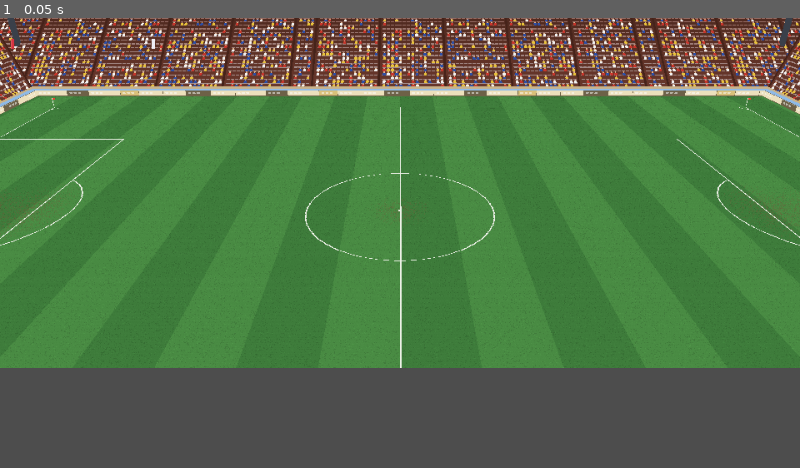
Above: before the commit, frame 1.
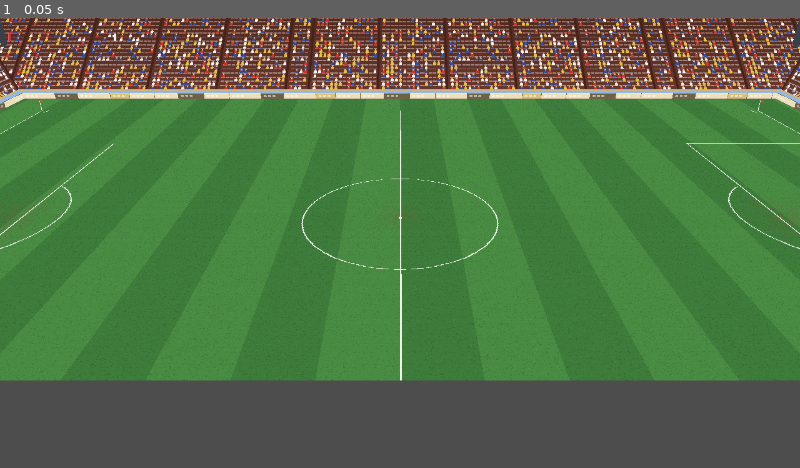
Above: after the commit, the same moment.

Repository: mundiakaluson/sprite-tan
Game: Godot game, scene res://scenes/match/match.tscn
Two runs of this game, one before a commit and one after it. Both use one fixed random seed, a clock stepped at 60 frames per second and the inputs below.
Inputs:
- Up to frame 1 (0.05 s): no input

The runs differ from the first frame. In frame 1, 17% of the frame differs, in the area x 0-100%, y 0-81%.

Commit message:
Game view 1280x720: bigger pitch view, HUD strip re-laid out, strip art 1280x140
Co-Authored-By: Claude Sonnet 5.5 <noreply@anthropic.com>
Claude-Session: https://claude.ai/code/session_01FrjHpaAiEjh7PpusYwPu2g

Diff:
--- a/godot/project.godot
+++ b/godot/project.godot
@@ -20,8 +20,8 @@
 
 [display]
 
-window/size/viewport_width=960
-window/size/viewport_height=540
+window/size/viewport_width=1280
+window/size/viewport_height=720
 window/stretch/mode="viewport"
 window/stretch/scale_mode="fractional"
 window/size/resizable=true
--- a/godot/scenes/match/match.tscn
+++ b/godot/scenes/match/match.tscn
@@ -11,13 +11,13 @@
 settings = ExtResource("5")
 
 [node name="View" type="SubViewportContainer" parent="."]
-offset_right = 960.0
-offset_bottom = 420.0
+offset_right = 1280.0
+offset_bottom = 580.0
 mouse_filter = 2
 
 [node name="Viewport" type="SubViewport" parent="View"]
 handle_input_locally = false
-size = Vector2i(960, 420)
+size = Vector2i(1280, 580)
 render_target_update_mode = 4
 
 [node name="Stadium" parent="View/Viewport" instance=ExtResource("2")]
--- a/godot/scenes/match/match_hud.tscn
+++ b/godot/scenes/match/match_hud.tscn
@@ -14,23 +14,23 @@
 [node name="Root" type="Control" parent="."]
 layout_mode = 3
 anchors_preset = 0
-offset_right = 960.0
-offset_bottom = 540.0
+offset_right = 1280.0
+offset_bottom = 720.0
 mouse_filter = 2
 
 [node name="Strip" type="Control" parent="Root"]
 offset_left = 0.0
-offset_top = 420.0
-offset_right = 960.0
-offset_bottom = 540.0
+offset_top = 580.0
+offset_right = 1280.0
+offset_bottom = 720.0
 script = ExtResource("6")
 
 [node name="Overlay" type="Control" parent="Root"]
 unique_name_in_owner = true
 offset_left = 0.0
 offset_top = 0.0
-offset_right = 960.0
-offset_bottom = 420.0
+offset_right = 1280.0
+offset_bottom = 580.0
 mouse_filter = 2
 script = ExtResource("2")
 
@@ -44,19 +44,19 @@
 
 [node name="Who" type="Control" parent="Root"]
 unique_name_in_owner = true
-offset_left = 8.0
-offset_top = 456.0
-offset_right = 194.0
-offset_bottom = 462.0
+offset_left = 168.0
+offset_top = 626.0
+offset_right = 354.0
+offset_bottom = 632.0
 text = ""
 script = ExtResource("4")
 
 [node name="Orders" type="GridContainer" parent="Root"]
 unique_name_in_owner = true
-offset_left = 4.0
-offset_top = 466.0
-offset_right = 196.0
-offset_bottom = 510.0
+offset_left = 164.0
+offset_top = 636.0
+offset_right = 356.0
+offset_bottom = 680.0
 theme_override_constants/h_separation = 4
 theme_override_constants/v_separation = 4
 columns = 2
@@ -90,27 +90,27 @@
 script = ExtResource("5")
 
 [node name="HandPanel" type="Control" parent="Root"]
-offset_left = 200.0
-offset_top = 424.0
-offset_right = 739.0
-offset_bottom = 524.0
+offset_left = 360.0
+offset_top = 594.0
+offset_right = 899.0
+offset_bottom = 694.0
 script = ExtResource("3")
 
 [node name="Hand" type="HBoxContainer" parent="Root"]
 unique_name_in_owner = true
-offset_left = 205.0
-offset_top = 429.0
-offset_right = 738.0
-offset_bottom = 519.0
+offset_left = 365.0
+offset_top = 599.0
+offset_right = 898.0
+offset_bottom = 689.0
 mouse_filter = 2
 theme_override_constants/separation = 3
 
 [node name="TeamPanel" type="Control" parent="Root"]
 unique_name_in_owner = true
-offset_left = 742.0
-offset_top = 424.0
-offset_right = 956.0
-offset_bottom = 486.0
+offset_left = 902.0
+offset_top = 594.0
+offset_right = 1116.0
+offset_bottom = 656.0
 script = ExtResource("3")
 
 [node name="TeamTitle" type="Control" parent="Root/TeamPanel"]
@@ -145,10 +145,10 @@
 
 [node name="CommandPanel" type="Control" parent="Root"]
 unique_name_in_owner = true
-offset_left = 742.0
-offset_top = 490.0
-offset_right = 956.0
-offset_bottom = 536.0
+offset_left = 902.0
+offset_top = 660.0
+offset_right = 1116.0
+offset_bottom = 706.0
 script = ExtResource("3")
 
 [node name="CommandTitle" type="Control" parent="Root/CommandPanel"]
@@ -172,10 +172,10 @@
 
 [node name="Message" type="Control" parent="Root"]
 unique_name_in_owner = true
-offset_left = 180.0
-offset_top = 150.0
-offset_right = 780.0
-offset_bottom = 174.0
+offset_left = 340.0
+offset_top = 200.0
+offset_right = 940.0
+offset_bottom = 224.0
 text_scale = 4
 align = 1
 script = ExtResource("4")
--- a/godot/scripts/match/match_game.gd
+++ b/godot/scripts/match/match_game.gd
@@ -162,7 +162,7 @@
 	hud.set_controlled(selected.display_name() if selected != null else "")
 	hud.set_cooldowns(cards.cooldown)
 
-## F11 toggles full screen (the 960 x 540 view scales to fit; scale_mode "fractional" in project.godot, so any window size fills as much as it can)
+## F11 toggles full screen (the 1280 x 720 view scales to fit; scale_mode "fractional" in project.godot, so any window size fills as much as it can)
 func _unhandled_key_input(event: InputEvent) -> void:
 	var k := event as InputEventKey
 	if k != null and k.pressed and not k.echo and k.keycode == KEY_F11:
--- a/godot/scripts/match/match_hud.gd
+++ b/godot/scripts/match/match_hud.gd
@@ -3,7 +3,7 @@
 ## Match HUD. It is a real scene (scenes/match/match_hud.tscn, instanced in match.tscn) so you can open it, select any node and move / restyle it in the editor:
 ## Score, Who (selected player), Orders (the four order buttons, named Order_<id>), CommandBox (the current command), Message (GOAL!, KICK OFF), Controls (help text),
 ## Hand (the skill cards are added here), TeamTitle / TeamGrid (the stance buttons are added here), Overlay (rings and aim lines over the pitch). This script only fills them in.
-## The pitch has its own area (the top 420 px of the 960 x 540 game viewport, a SubViewport in match.tscn); the strip below it is the HUD, so nothing covers the play.
+## The pitch has its own area (the top 580 px of the 1280 x 720 game viewport, a SubViewport in match.tscn); the strip below it is the HUD, so nothing covers the play.
 ## No pop-ups: orders are buttons in the strip. Cards are the real SkillCard faces; the number on a card is its cooldown in seconds.
 
 signal menu_chosen(id: String)          ## an order button was pressed ("through", "run", "press", "tackle")
@@ -17,7 +17,7 @@
 ## size of the TEAM stance buttons
 @export var team_button_size := Vector2(64, 18)
 
-const PITCH_H := 420.0                  ## the pitch view is the top part of the screen, the HUD strip the rest
+const PITCH_H := 580.0                  ## the pitch view is the top part of the screen, the HUD strip the rest
 ## colour of each command kind in the command box and on the highlighted players
 const KIND_COLORS := {"pass": Color(1, 1, 1), "through": Color(0.35, 0.9, 1.0), "lob": Color(1.0, 0.9, 0.3), "shoot": Color(1.0, 0.4, 0.35), "run": Color(0.5, 1.0, 0.5),
 	"press": Color(1.0, 0.65, 0.3), "tackle": Color(1.0, 0.65, 0.3), "card": Color(0.8, 0.6, 1.0), "team": Color(0.6, 0.75, 1.0)}
Not shown, changed: docs/DECISIONS.md
Not shown, changed: hud/hudlib.py
